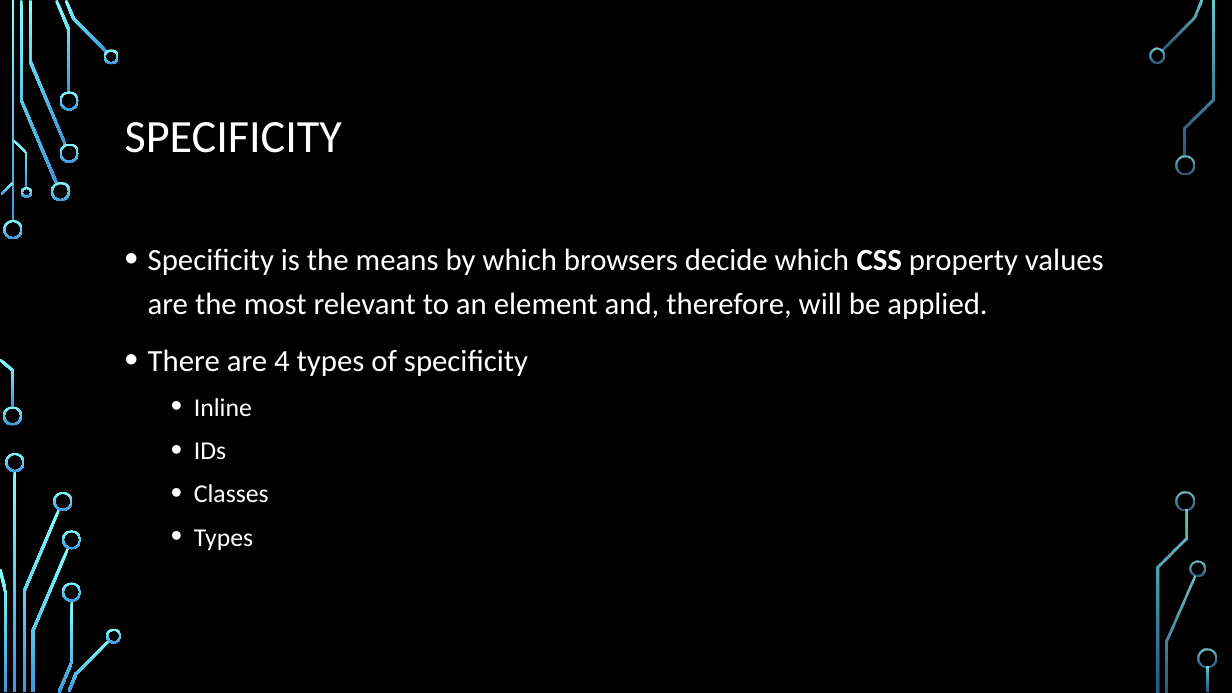
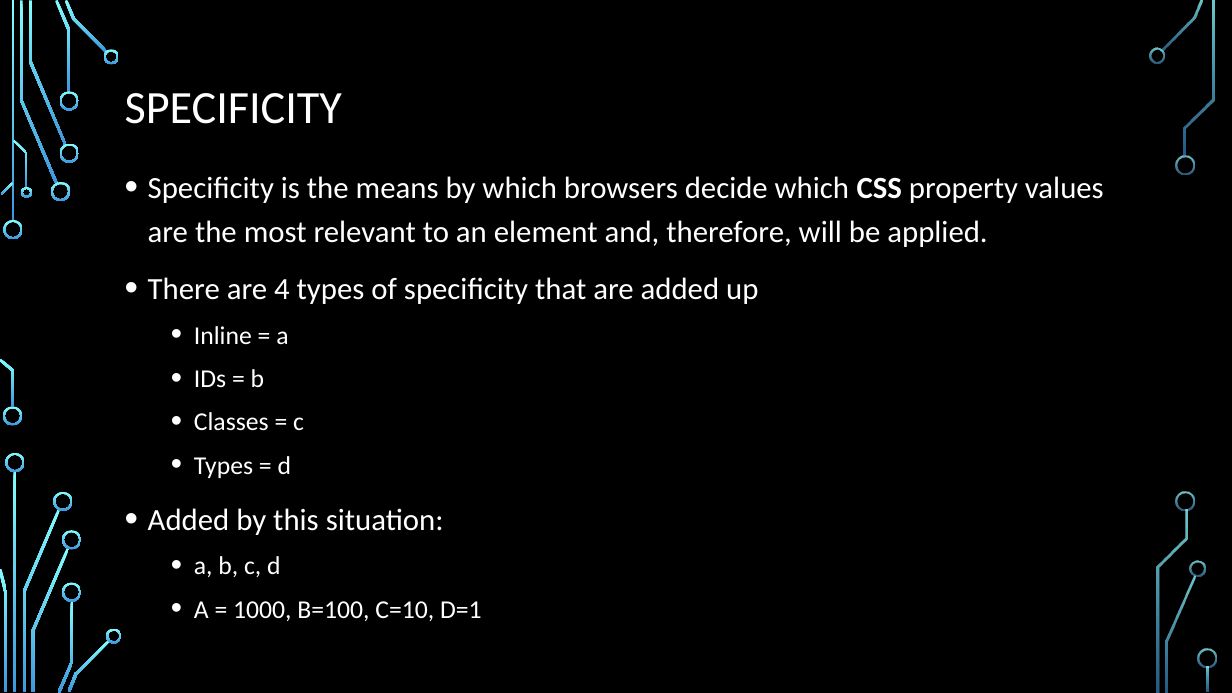
Before and after one commit to mkshoaf/mkshoaf.github.io, a slide deck: slide 2 of presentation/CSS Specificity.pptx. Drawn at 1232x693 pixels with LibreOffice and Linux fonts; fonts in the diff are those of the drawing; background and template pictures are left out. Boxes give left, top, right and bottom in pixels: in the first picture for what was removed or moved away, otherwise in the second. Text is boxed around its words. In the diff, an @@ line names an element or a change of style, - is before the commit and + after.

Commit message:
ppt

```diff
--- a/presentation/CSS Specificity.pptx
+++ b/presentation/CSS Specificity.pptx
@@ title "SPECIFICITY": place and size @@
-title "SPECIFICITY" at [125,122,342,153]
+title "SPECIFICITY" at [125,93,342,124]
@@ text "Specificity is the means by ...": place and size @@
-text "Specificity is the means by ..." at [148,248,1104,550]
+text "Specificity is the means by ..." at [148,176,1104,621]
@@ text at [148,277,758,621]: text changed @@
-• There are 4 types of specificity
-  • Inline
-  • IDs
-  • Classes
-  • Types
+• There are 4 types of specificity that are added up
+  • Inline = a
+  • IDs = b
+  • Classes = c
+  • Types = d
+• Added by this situation:
+  • a, b, c, d
+  • A = 1000, B=100, C=10, D=1
```
Also in this commit, not shown: 4 slides added.
